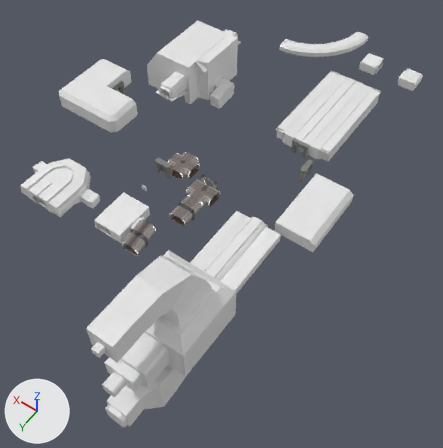
An edit to the Blender file rubens-psx-engine/Content/corridor_single.blend, drawn before and after from the same camera.
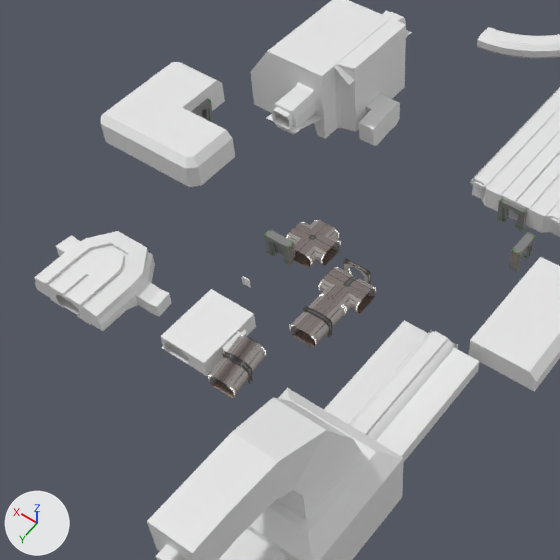
There are two pictures of each version: one whole from a camera (50 mm lens) standing at (-84.9, 81.1, 131.8) and looking at (-19.9, -9.8, -11.1), one close up on the part from 0% to 74% of the width and 5% to 78% of the height. Arrows for +X, +Y and +Z are at lower left; the lights stay in place.

Objects in the first close-up: 'Bathroom?', 'Botanical\\', 'BézierCurve.001', 'Creq_quarters', 'Plane.024', 'Plane.026', 'Plane.041', 'bridge', 'corridor_wall', 'corridor_wall_slope', 'corridor_wall_x', 'medical'.
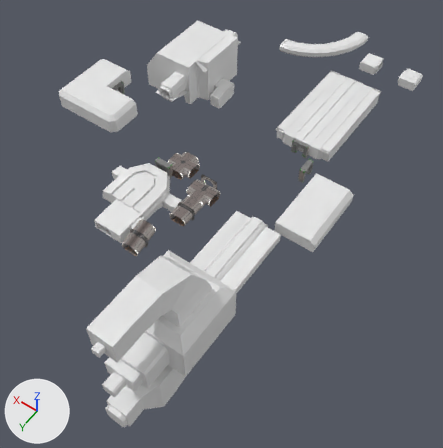
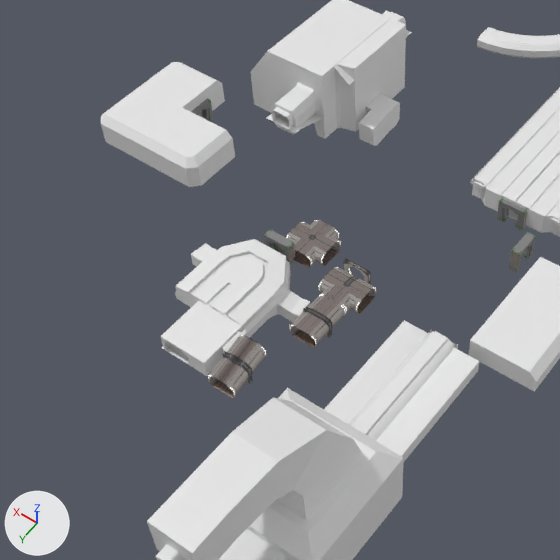
The change, as JSON lines over the scene's bpy script:
```json
{"op": "set", "path": "ob_bridge.location", "old": "(20.0, 12.0, 0.0)", "new": "(0.0, 0.0, 0.0)"}
```

What differs and where, as boxes [x1, y1, x2, y2] in the close-ups (560 x 560 px):
```json
{"object": "bridge", "change": "moved", "before": [34, 231, 172, 331], "after": [175, 239, 310, 338]}
```
